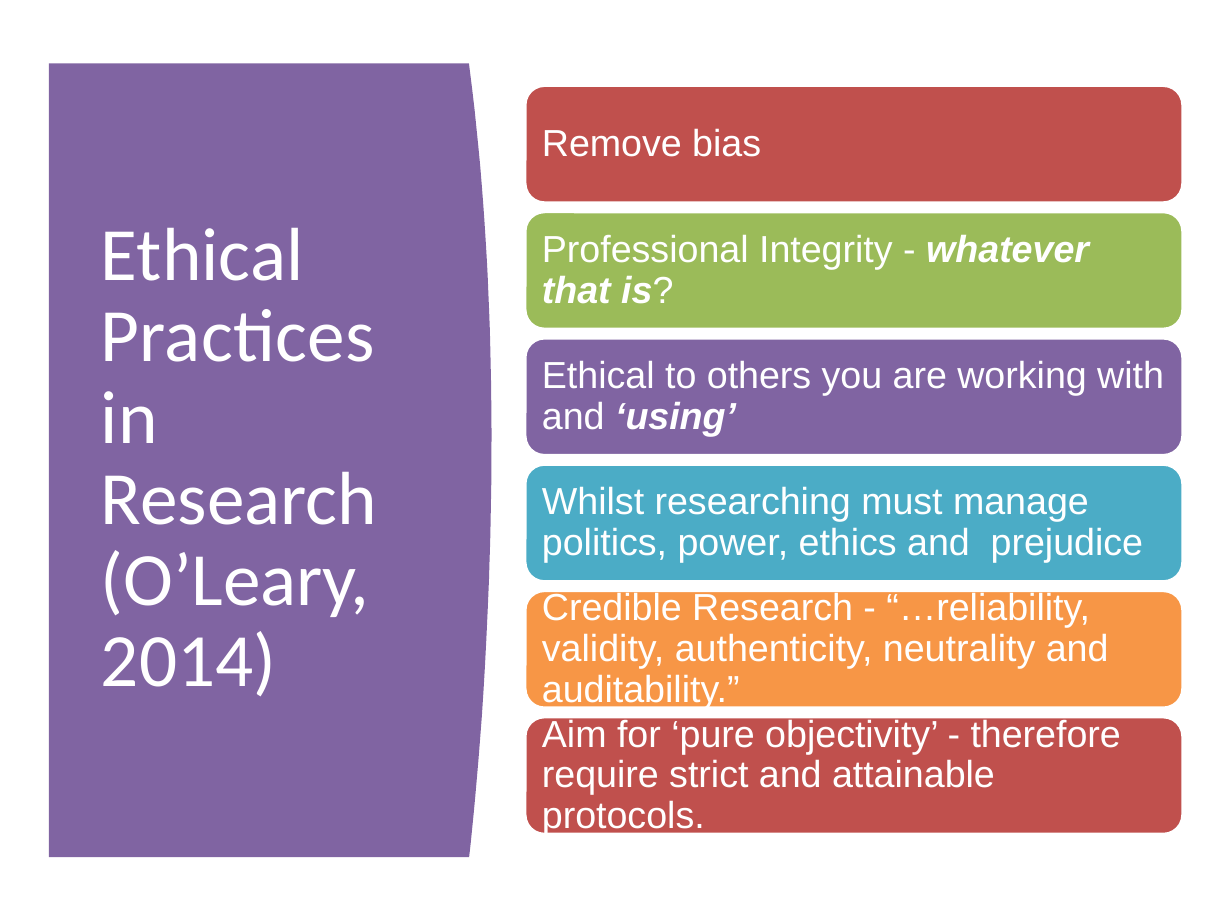
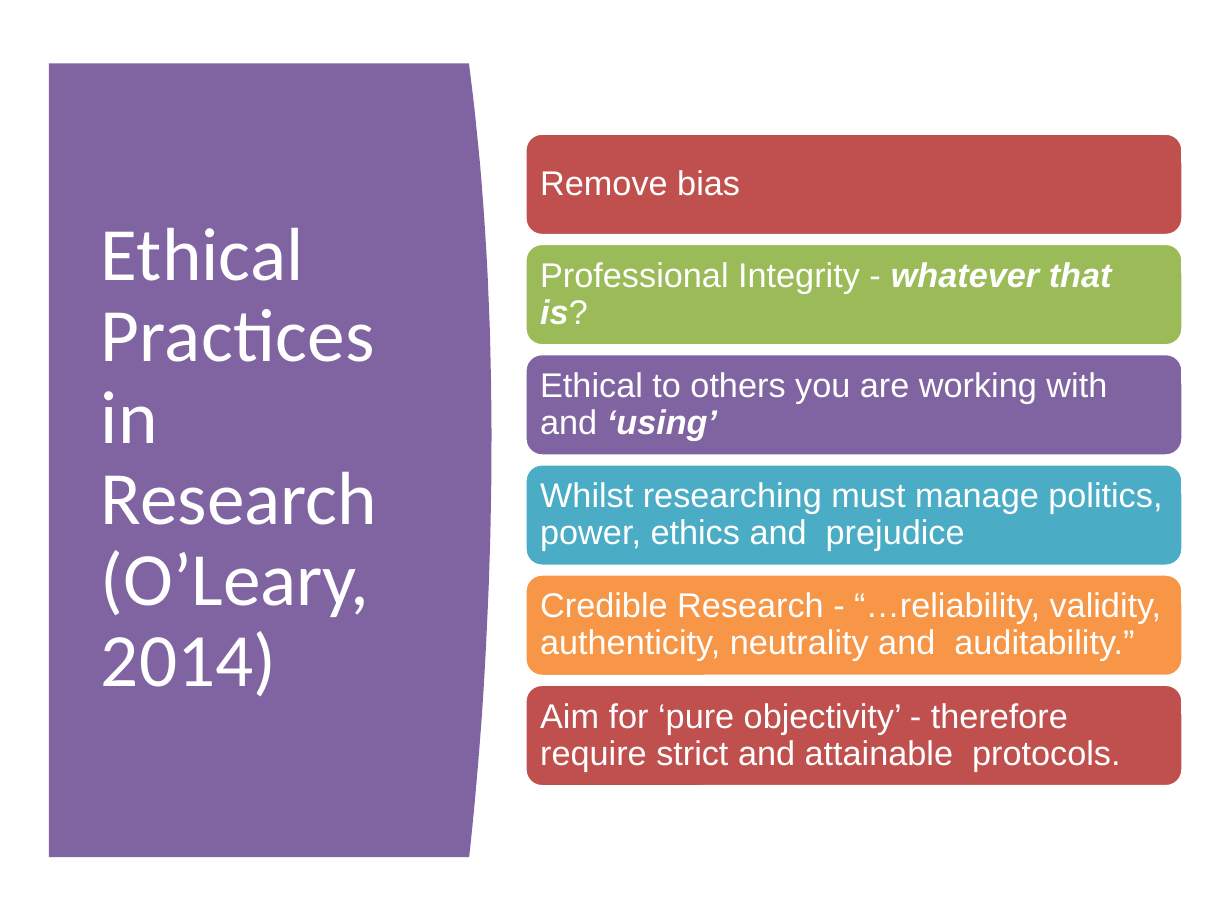
Before and after one commit to M4rk3h/uniWork, a slide deck: slide 6 of dissertation/lectures/Project Seminar 5 - LSEPI.pptx. Drawn at 1232x924 pixels with LibreOffice and Linux fonts; fonts in the diff are those of the drawing. Boxes give left, top, right and bottom in pixels: in the first picture for what was removed or moved away, otherwise in the second. Text is boxed around its words. In the diff, an @@ line names an element or a change of style, - is before the commit and + after.

```diff
--- a/dissertation/lectures/Project Seminar 5 - LSEPI.pptx
+++ b/dissertation/lectures/Project Seminar 5 - LSEPI.pptx
@@ rounded rectangle: place and size @@
-rounded rectangle at box(525, 85, 1183, 203)
+rounded rectangle at box(525, 133, 1183, 235)
@@ text "Remove bias": place and size @@
-text "Remove bias" at box(542, 128, 761, 157)
+text "Remove bias" at box(540, 170, 740, 196)
@@ rounded rectangle: place and size @@
-rounded rectangle at box(525, 212, 1183, 330)
+rounded rectangle at box(525, 244, 1183, 346)
@@ text "Professional Integrity - whatever that ...": place and size @@
-text "Professional Integrity - whatever that ..." at box(542, 234, 1089, 304)
+text "Professional Integrity - whatever that ..." at box(540, 262, 1112, 325)
@@ rounded rectangle: place and size @@
-rounded rectangle at box(525, 338, 1183, 456)
+rounded rectangle at box(525, 354, 1183, 456)
@@ text "Ethical to others you are ...": place and size @@
-text "Ethical to others you are ..." at box(542, 360, 1164, 436)
+text "Ethical to others you are ..." at box(540, 372, 1107, 440)
@@ rounded rectangle: place and size @@
-rounded rectangle at box(525, 464, 1183, 583)
+rounded rectangle at box(525, 463, 1183, 565)
@@ rounded rectangle: place and size @@
-rounded rectangle at box(525, 590, 1183, 708)
+rounded rectangle at box(525, 574, 1183, 676)
@@ rounded rectangle: place and size @@
-rounded rectangle at box(525, 717, 1183, 835)
+rounded rectangle at box(525, 684, 1183, 786)
@@ size 22 to 20 pt in 6 elements at box(540, 372, 1107, 440), box(540, 482, 1162, 551), box(540, 592, 1162, 661), box(540, 262, 1112, 325), box(540, 170, 740, 196), box(540, 703, 1120, 771) @@
@@ text "Aim for ‘pure objectivity’ - ...": place and size @@
-text "Aim for ‘pure objectivity’ - ..." at box(542, 717, 1121, 835)
+text "Aim for ‘pure objectivity’ - ..." at box(540, 703, 1120, 771)
```
Also in this commit, not shown: 9 other slides changed, 2 other files.
